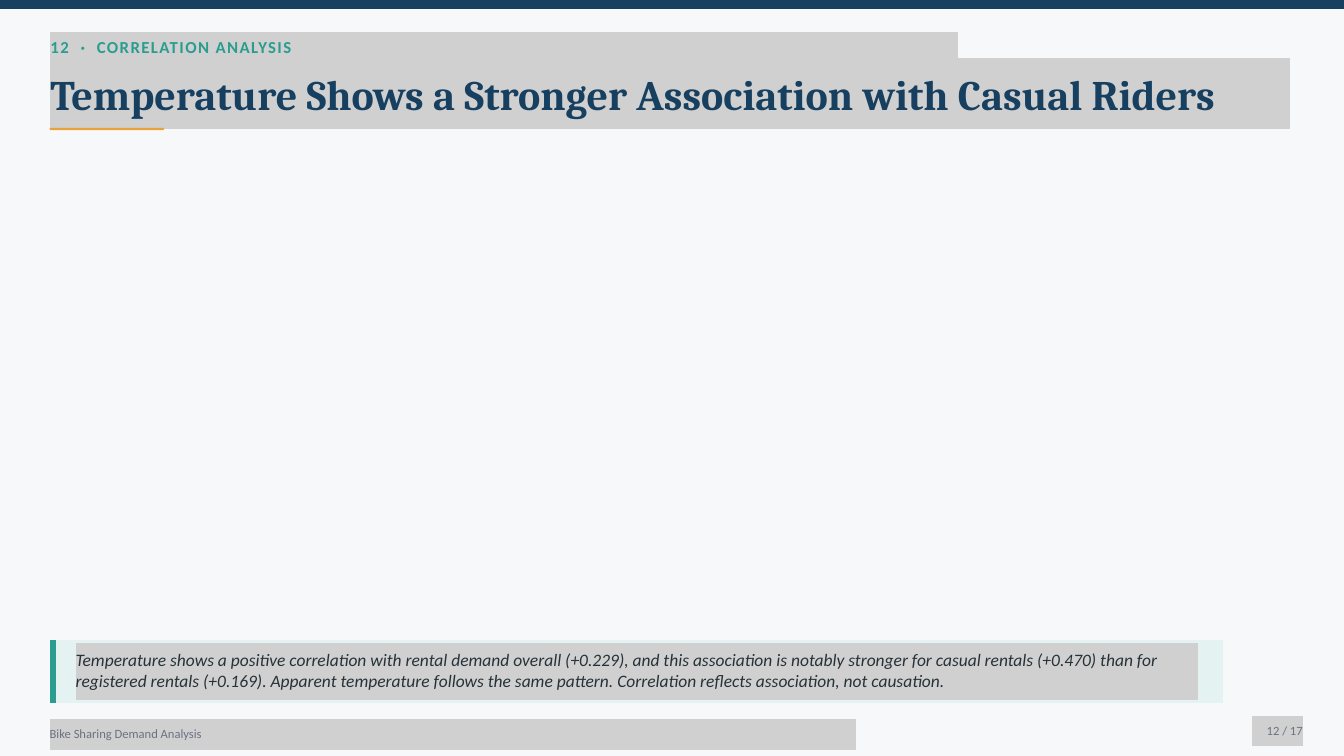
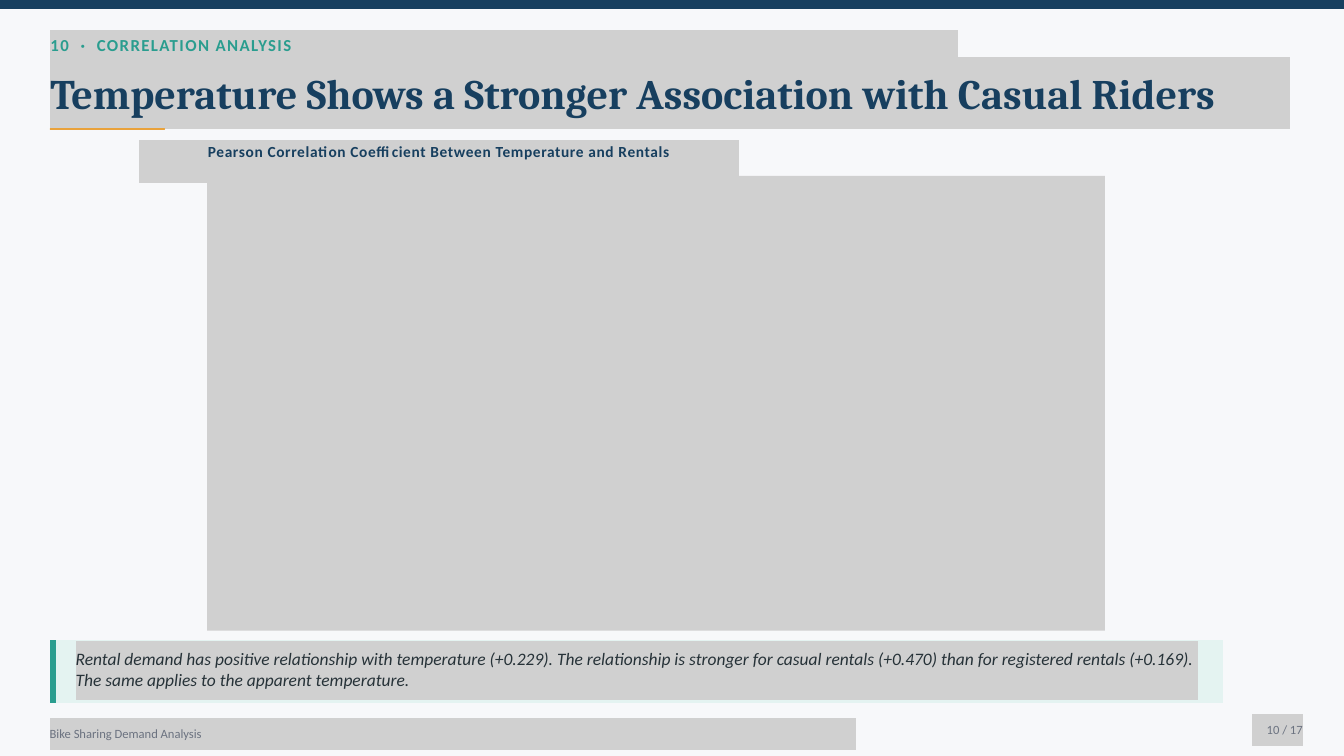
Before and after one commit to Aditi020/Bike_Sharing_Demand_Analysis, a slide deck: slide 10 of Bike_Sharing_Demand_Analysis_Presentation.pptx (slide 12 before the commit). Drawn at 1344x756 pixels with LibreOffice and Linux fonts; fonts in the diff are those of the drawing; grey boxes stand for pictures; background and template pictures are left out. Boxes give left, top, right and bottom in pixels: in the first picture for what was removed or moved away, otherwise in the second. Text is boxed around its words. In the diff, an @@ line names an element or a change of style, - is before the commit and + after.

```diff
--- a/Bike_Sharing_Demand_Analysis_Presentation.pptx
+++ b/Bike_Sharing_Demand_Analysis_Presentation.pptx
@@ text at <box>50,40,292,51</box>: text changed @@
-12 · CORRELATION ANALYSIS
+10 · CORRELATION ANALYSIS
@@ picture added at <box>50,30,958,62</box> @@
@@ picture added at <box>139,140,739,183</box> @@
@@ text added at <box>208,146,669,160</box>, 16.5 pt, text #173F5F, bold @@
+Pearson Correlation Coefficient Between Temperature and Rentals
@@ picture added at <box>207,176,1105,631</box> @@
@@ picture added at <box>75,641,1198,700</box> @@
@@ text at <box>76,652,1192,689</box>: text changed @@
-Temperature shows a positive correlation with rental demand overall (+0.229), and this association is notably stronger for casual rentals (+0.470) than for registered rentals (+0.169). Apparent temperature follows the same pattern. Correlation reflects association, not causation.
+Rental demand has positive relationship with temperature (+0.229). The relationship is stronger for casual rentals (+0.470) than for registered rentals (+0.169). The same applies to the apparent temperature.
@@ picture added at <box>1253,714,1303,746</box> @@
@@ text at <box>1267,726,1303,734</box>: text changed @@
-12 / 17
+10 / 17
```
Also in this commit, not shown: 12 other slides changed, 4 slides added, 4 slides removed, 2 other files.
